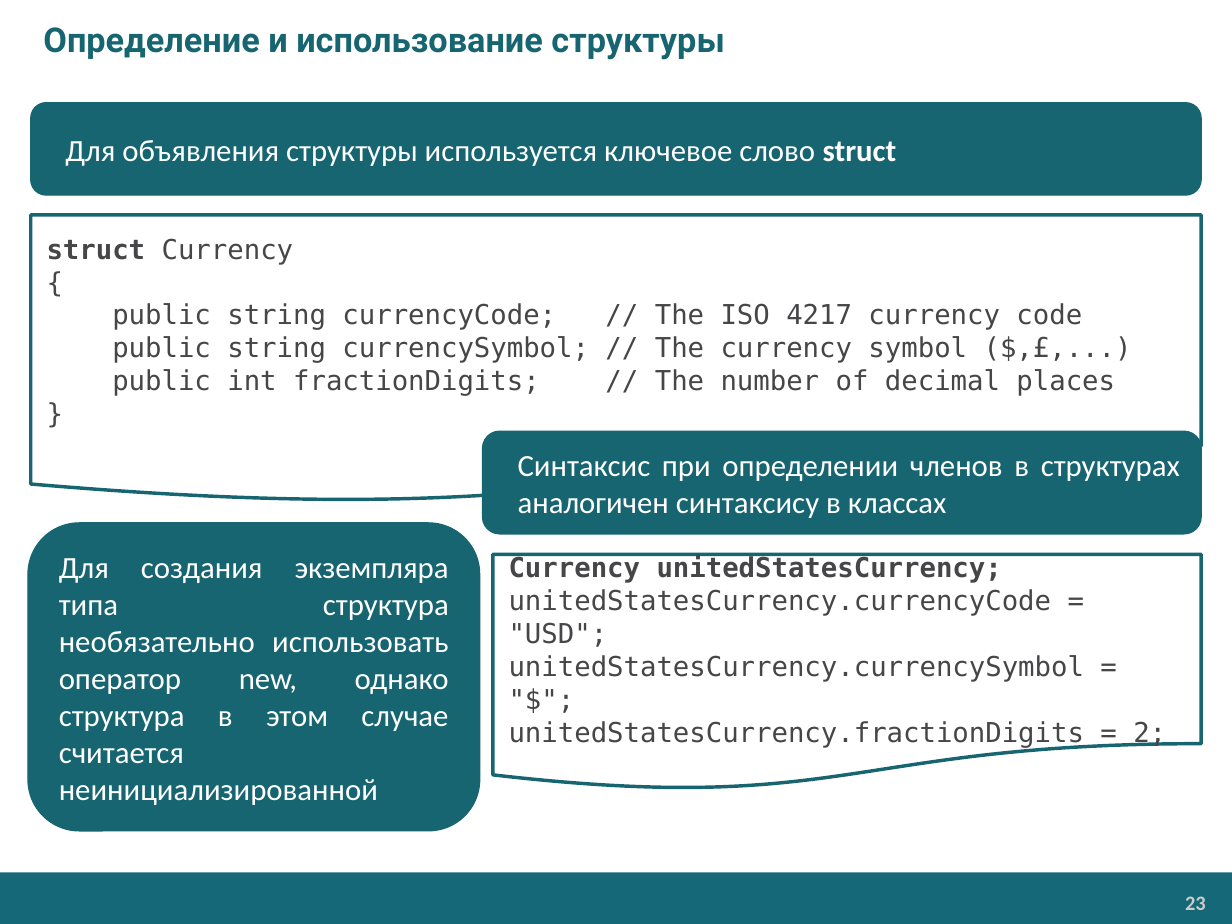
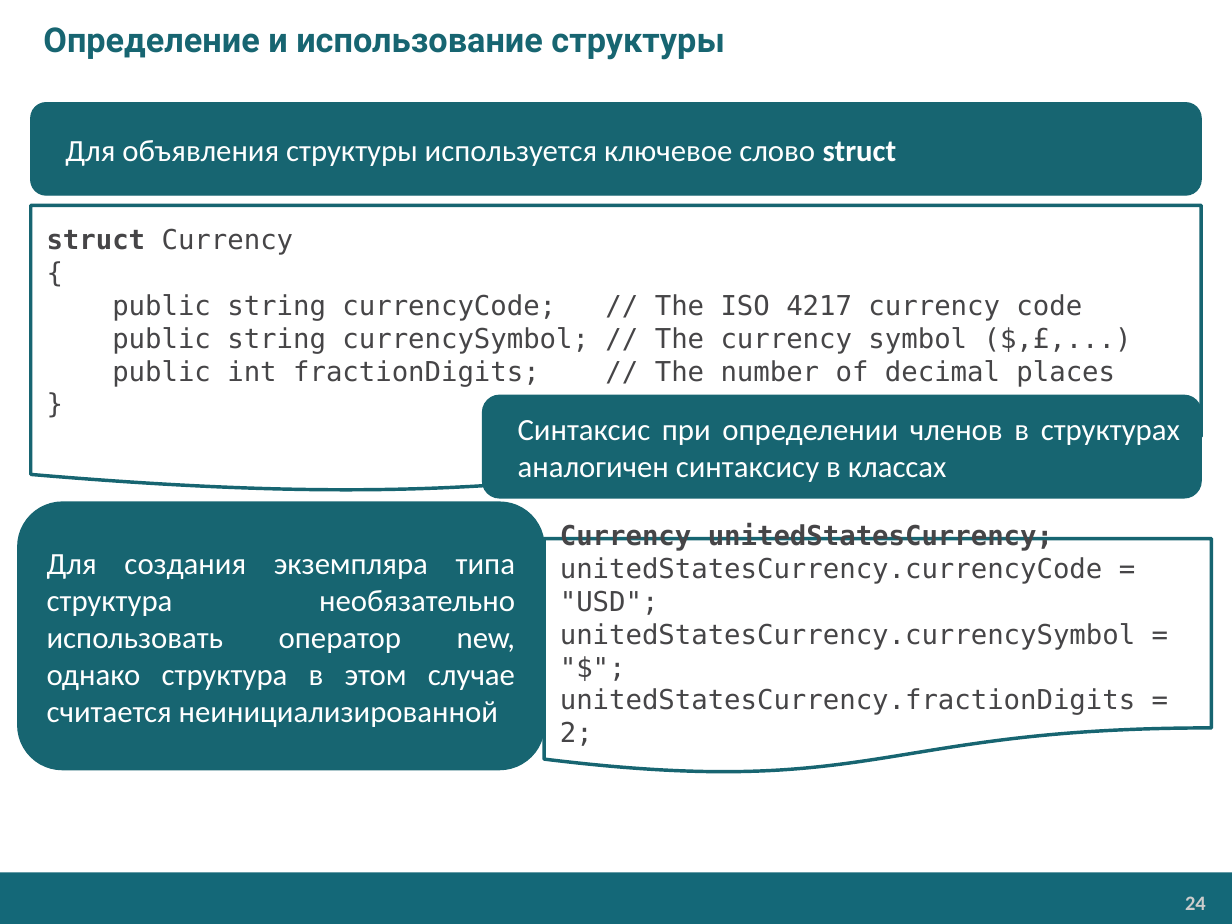
Before and after one commit to AnzhelikaKravchuk/.NET-Training, a slide deck: slide 24 of Presentations/Classes, Structs, Enums in C#.pptx (slide 23 before the commit). Drawn at 1232x924 pixels with LibreOffice and Linux fonts; fonts in the diff are those of the drawing; background and template pictures are left out. Boxes give left, top, right and bottom in pixels: in the first picture for what was removed or moved away, otherwise in the second. Text is boxed around its words. In the diff, an @@ line names an element or a change of style, - is before the commit and + after.

```diff
--- a/Presentations/Classes, Structs, Enums in C#.pptx
+++ b/Presentations/Classes, Structs, Enums in C#.pptx
@@ flow chart document "struct Currency": place and size @@
-flow chart document "struct Currency" at (31,214,1201,503)
+flow chart document "struct Currency" at (31,206,1201,494)
@@ rounded rectangle "Синтаксис при определении членов в ...": place and size @@
-rounded rectangle "Синтаксис при определении членов в ..." at (483,431,1201,533)
+rounded rectangle "Синтаксис при определении членов в ..." at (483,395,1201,498)
@@ rounded rectangle "Для создания экземпляра типа структура ...": place and size @@
-rounded rectangle "Для создания экземпляра типа структура ..." at (28,522,480,830)
+rounded rectangle "Для создания экземпляра типа структура ..." at (17,503,543,770)
@@ flow chart document "Currency unitedStatesCurrency;": place and size @@
-flow chart document "Currency unitedStatesCurrency;" at (493,554,1201,791)
+flow chart document "Currency unitedStatesCurrency;" at (545,538,1212,775)
@@ page number at (1185,896,1206,910): text changed @@
-23
+24
```
Also in this commit, not shown: 2 other slides changed, 2 slides added, 8 other files.
